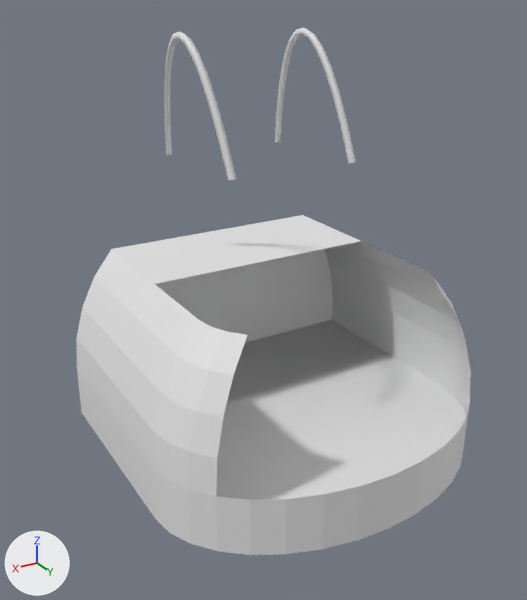
Two versions of the Blender file ObjectUV&Textures/starbucks food viewer/starbucks food viewer.blend, one commit apart.
Before and after are seen from a 50 mm camera at (10.2, 13.6, 14.73) aimed at (1.32, -1.2, 7.33). Every picture has the same lights, and +X, +Y and +Z are marked at lower left.

Before the edit, the objects in view are built like this:
```python
ob_beziercurve = bpy.data.objects.new('BezierCurve', cu_beziercurve)
ob_beziercurve.location = (-1.01, -2.55, 10.67)
ob_beziercurve.rotation_euler = (0.693, 0.0152, -1.583)  # degrees (40, 0.9, -91)
ob_beziercurve_001 = bpy.data.objects.new('BezierCurve.001', cu_beziercurve_001)
ob_beziercurve_001.location = (2.39, -2.55, 10.67)
ob_beziercurve_001.rotation_euler = (0.693, 0.0152, -1.583)  # degrees (40, 0.9, -91)
ob_sphere = bpy.data.objects.new('Sphere', me_sphere)
ob_sphere.location = (0.47, -0.3, 4.52)
ob_sphere.scale = (4.63, 4.63, 4.63)
```
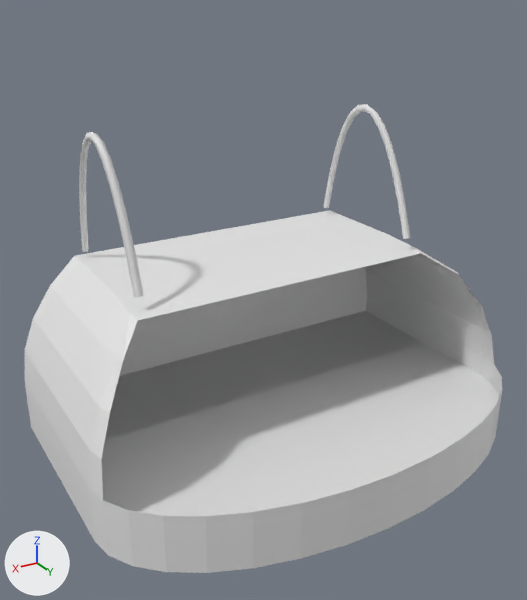
What differs and where, as boxes (x1, y1, x2, y2) in the pictures (527 x 600 px):
'Sphere', reshaped, rescaled (21% wider, 7% taller)
    before: (77, 215, 471, 555)
    after: (25, 210, 502, 573)
'BezierCurve.001', moved, turned, rescaled
    before: (164, 31, 236, 181)
    after: (79, 132, 144, 298)
'BezierCurve', moved, turned, rescaled
    before: (275, 27, 356, 164)
    after: (323, 104, 410, 239)
part 1 of me_sphere, cut back
    before: (132, 241, 471, 496)
    after: (72, 235, 494, 500)

The change in detail:
me_sphere is used by ob_sphere; location (0.47, -0.3, 4.52); scale (4.63, 4.63, 4.63).
me_sphere had 208 vertices, 138 faces, 21 loose edges and spanned x -1.0..1.0, y -1.14..0.76, z -0.36..0.85.
me_sphere now has 150 vertices, 124 faces and spans x -1.0..1.0, y -1.14..0.76, z -0.36..0.72.
Part 1, on me_sphere:
64 vertices are removed from x -0.96..0.96, y -0.47..0.45, z 0.18..0.85.
28 faces are deleted.
21 loose edges are deleted.
12 vertices move from x -0.98..0.98, y 0.07..0.18, z 0.18..0.72 to x -0.98..0.98, y -0.22..0.06, z 0.18..0.71.
6 vertices are added at (0.91, 0.13, 0.38), (0.97, 0.17, 0.18), (-0.91, 0.13, 0.38), (-0.96, 0.17, 0.18), (0.72, -0.21, 0.7), (-0.7, -0.21, 0.71).
14 new faces join them.
Object 'BezierCurve.001' (ob_beziercurve_001) moves from (2.39, -2.55, 10.67) to (4.61, -3.31, 8.08).
Object 'BezierCurve.001' (ob_beziercurve_001) turns from (40, 0.9, -91) to (44, 0.9, -91) degrees about x, y and z.
Object 'BezierCurve.001' (ob_beziercurve_001) is rescaled from (1.0, 1.0, 1.0) to (1.12, 1.12, 1.12).
Object 'BezierCurve' (ob_beziercurve) moves from (-1.01, -2.55, 10.67) to (-3.52, -3.31, 8.11).
Object 'BezierCurve' (ob_beziercurve) turns from (40, 0.9, -91) to (44, 0.9, -91) degrees about x, y and z.
Object 'BezierCurve' (ob_beziercurve) is rescaled from (1.0, 1.0, 1.0) to (1.12, 1.12, 1.12).
Object 'Sphere' (ob_sphere) is rescaled from (4.63, 4.63, 4.63) to (6.15, 4.62, 4.63).
